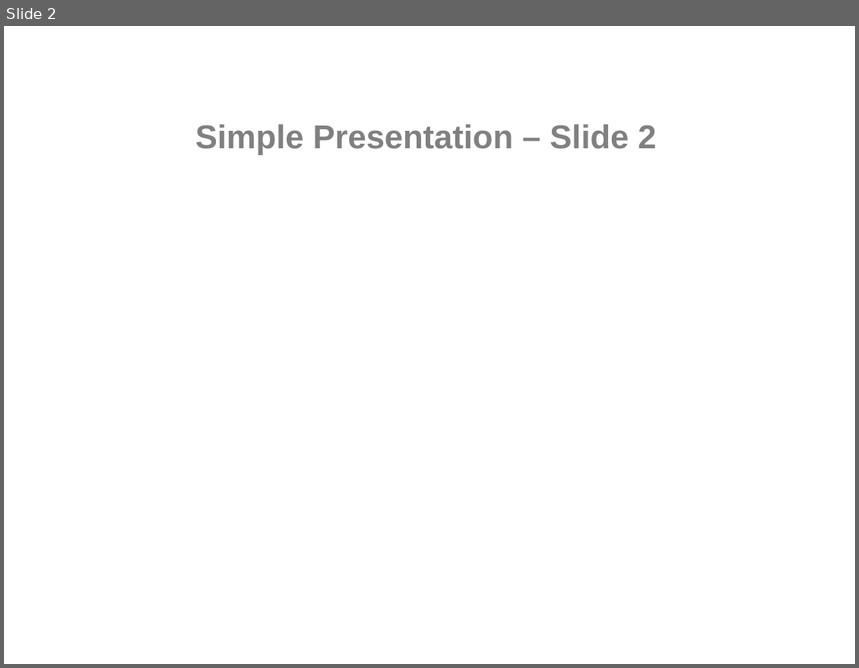
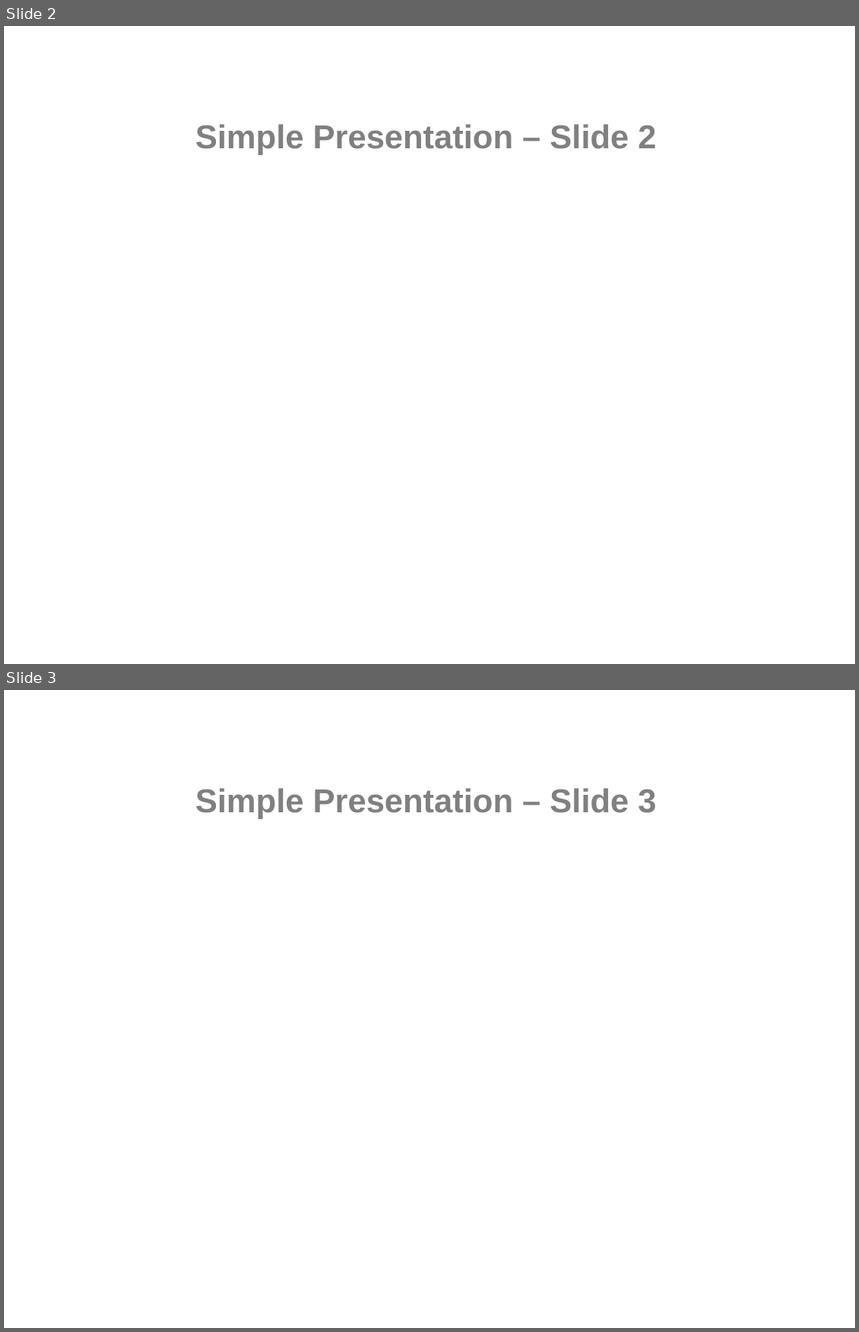
Before and after one commit to asposemarketplace/Aspose_for_Apache_POI, a slide deck: More Features of Aspose.Slides/data/presentation.pptx. Shown one above the other, each under a label of ours: slide 2 before the commit, slides 2 and 3 after it. The pictures are 859x668 and 859x1332 pixels, drawn with LibreOffice and Linux fonts; fonts in the diff are those of the drawing. Boxes give left, top, right and bottom in pixels: in the first picture for what was removed or moved away, otherwise in the second. Text is boxed around its words. In the diff, an @@ line names an element or a change of style, - is before the commit and + after.

Commit message:
More Feature of Aspose.Slides v 1.2

```diff
--- a/More Features of Aspose.Slides/data/presentation.pptx
+++ b/More Features of Aspose.Slides/data/presentation.pptx
@@ slide 3 added at [4,690,855,1328], background #FFFFFF @@
@@ text added at [196,788,656,819], 28 pt, text #808080, bold @@
+Simple Presentation – Slide 3
```
Also in this commit, not shown: 14 other files.
